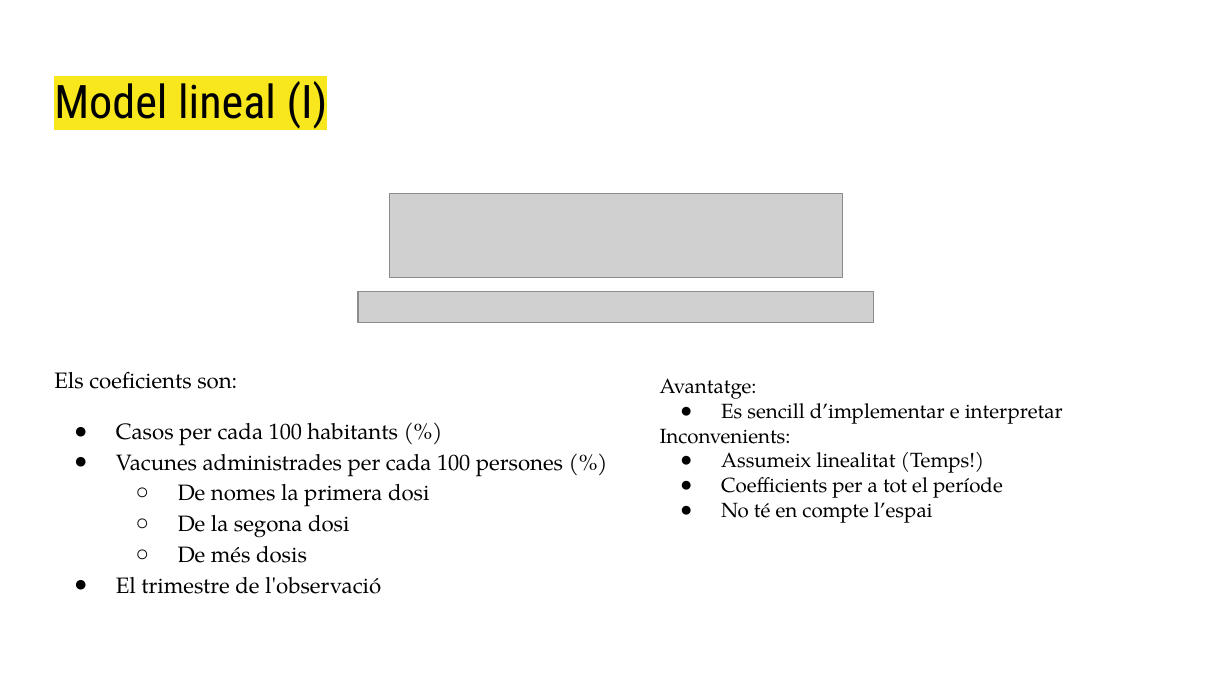
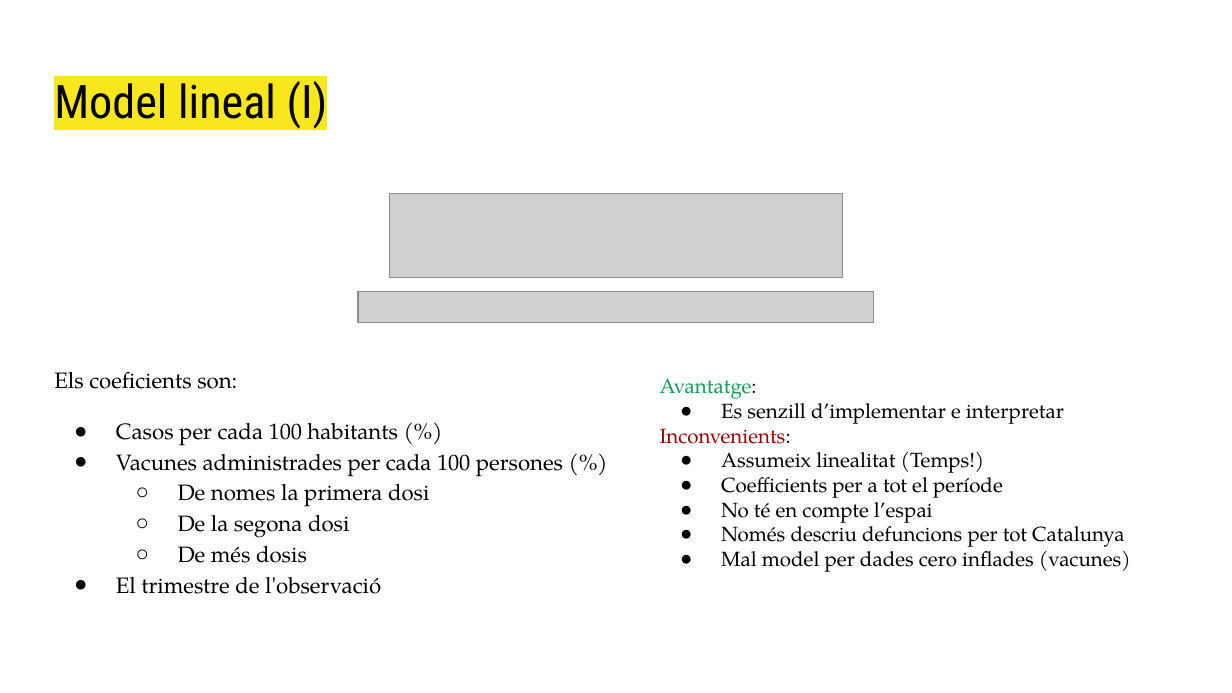
Before and after one commit to RobertTorrell/BayesCovidCat, a slide deck: slide 11 of Modelització del COVID-19 a Catalunya per comarques.pptx. Drawn at 1232x693 pixels with LibreOffice and Linux fonts; fonts in the diff are those of the drawing; grey boxes stand for pictures. Boxes give left, top, right and bottom in pixels: in the first picture for what was removed or moved away, otherwise in the second. Text is boxed around its words. In the diff, an @@ line names an element or a change of style, - is before the commit and + after.

```diff
--- a/Modelització del COVID-19 a Catalunya per comarques.pptx
+++ b/Modelització del COVID-19 a Catalunya per comarques.pptx
@@ text at (x1=660, y1=378, x2=791, y2=444): text colour #000000 to #0F9D58 in "Avantatge:"; text colour #000000 to #980000 in "Inconvenients:" @@
@@ text at (x1=721, y1=397, x2=1064, y2=424): text changed @@
-● Es sencill d’implementar e interpretar
+● Es senzill d’implementar e interpretar
@@ text at (x1=721, y1=520, x2=1131, y2=572): paragraphs added @@
+● Només descriu defuncions per tot Catalunya
+● Mal model per dades cero inflades (vacunes)
```
Also in this commit, not shown: 1 other slide changed, 1 slide added, 1 other file.
